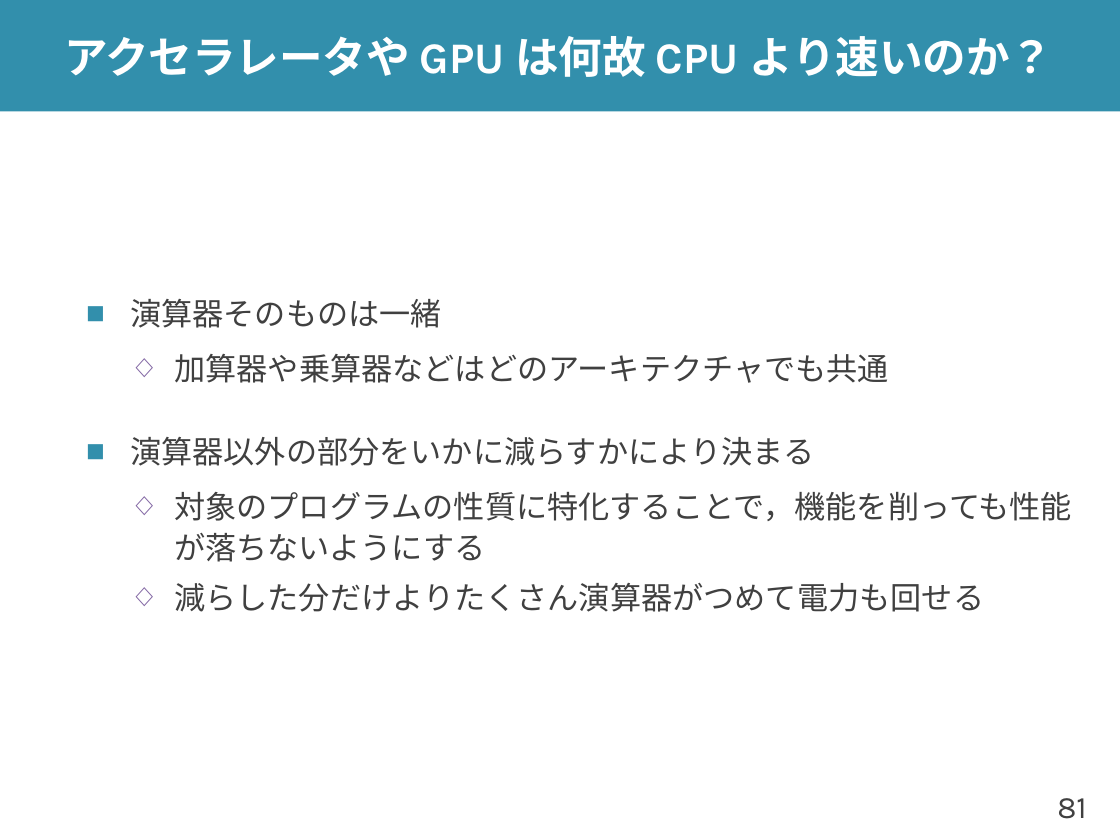
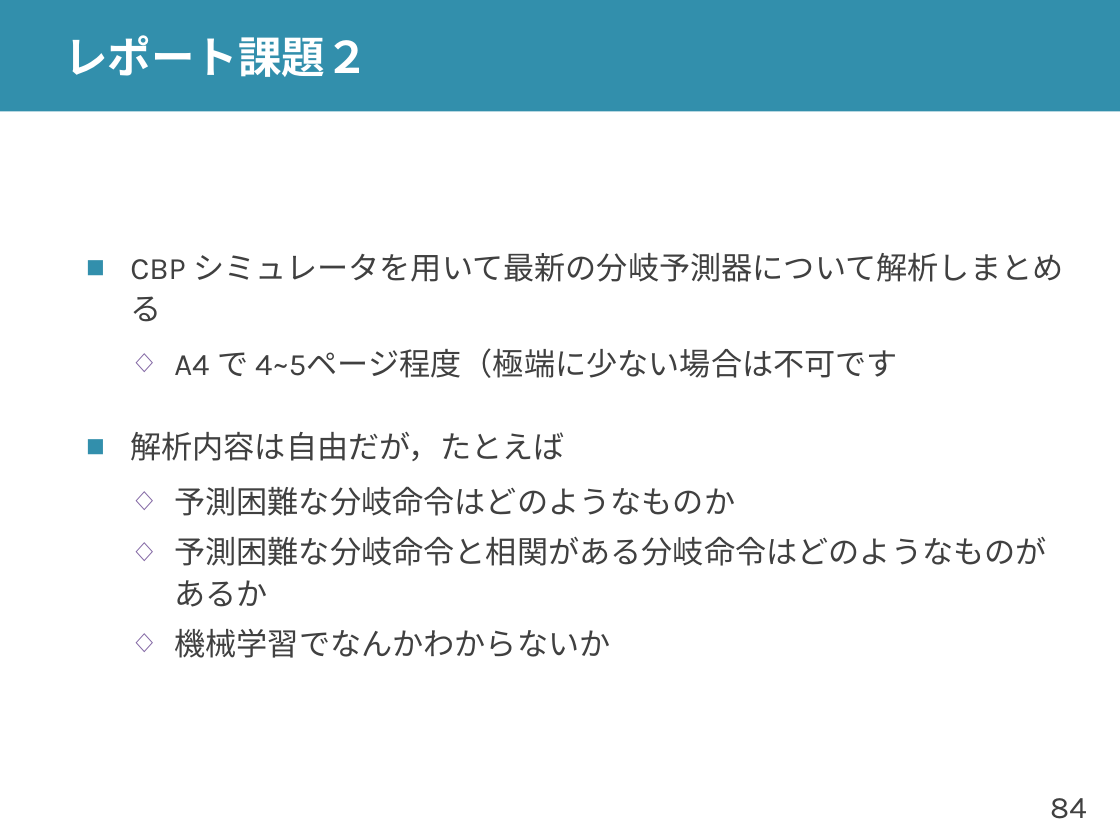
Before and after one commit to shioyadan/advanced-computer-organization, a slide deck: slide 84 of aco-shioya-10.pptx (slide 81 before the commit). Drawn at 1120x840 pixels with LibreOffice and Linux fonts; fonts in the diff are those of the drawing. Boxes give left, top, right and bottom in pixels: in the first picture for what was removed or moved away, otherwise in the second. Text is boxed around its words. In the diff, an @@ line names an element or a change of style, - is before the commit and + after.

Commit message:
10回目分を更新

```diff
--- a/aco-shioya-10.pptx
+++ b/aco-shioya-10.pptx
@@ title at [64,35,369,77]: text changed @@
-アクセラレータや GPU は何故 CPU より速いのか？
+レポート課題２
@@ text at [130,253,1063,658]: text changed @@
-■ 演算器そのものは一緒
-  ◇ 加算器や乗算器などはどのアーキテクチャでも共通
-■ 演算器以外の部分をいかに減らすかにより決まる
-  ◇ 対象のプログラムの性質に特化することで，機能を削っても性能が落ちないようにする
-  ◇ 減らした分だけよりたくさん演算器がつめて電力も回せる
+■ CBP シミュレータを用いて最新の分岐予測器について解析しまとめる
+  ◇ A4 で 4~5ページ程度（極端に少ない場合は不可です
+■ 解析内容は自由だが，たとえば
+  ◇ 予測困難な分岐命令はどのようなものか
+  ◇ 予測困難な分岐命令と相関がある分岐命令はどのようなものがあるか
+  ◇ 機械学習でなんかわからないか
@@ page number at [1050,798,1086,819]: text changed @@
-81
+84
```
Also in this commit, not shown: 28 other slides changed, 16 slides added, 16 slides removed, 2 other files.
